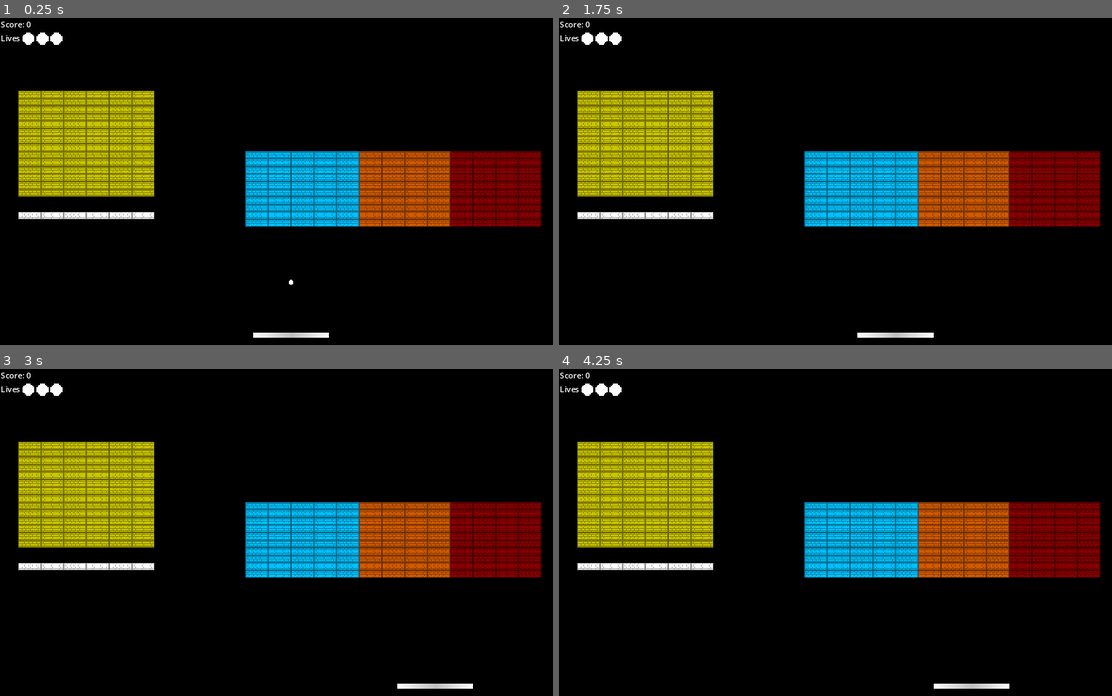
Above: before the commit, frames 1-4 (two rows, left to right).
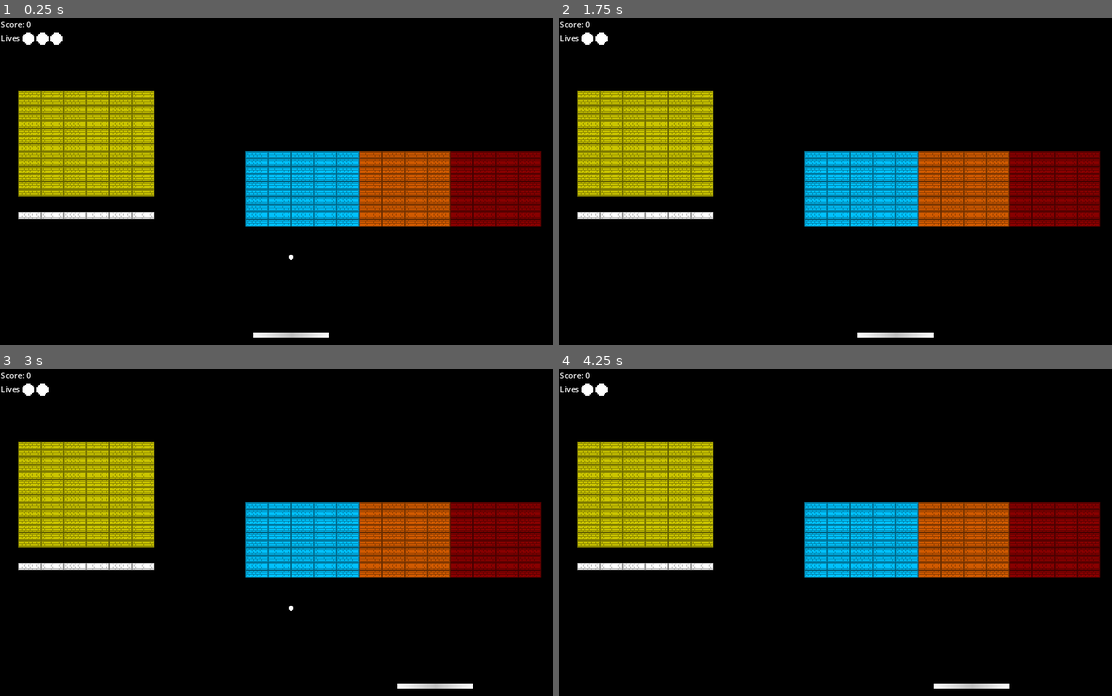
Above: after the commit, the same moments.

Repository: Acanixz/game-dev-train
Game: Godot game, scene res://scenes/level/level.tscn
Same seed, same stepped clock (60 frames per second), same inputs: the game is played once before the commit and once after it.
Inputs:
- Up to frame 1 (0.25 s): no input
- Up to frame 2 (1.75 s): tap Enter at 0.5 s; hold D (p1_right) 0.53-1.28 s; tap Space at 1.25 s; hold A (p1_left) from 1.28 s (still down)
- Up to frame 3 (3 s): tap Enter at 2 s; release A (p1_left) at 2.03 s; hold D (p1_right) from 2.03 s (still down); tap Space at 2.75 s
- Up to frame 4 (4.25 s): tap Enter at 3.5 s; release D (p1_right) at 3.53 s; hold A (p1_left) from 3.53 s (still down)

The runs differ from the first frame. In frame 1, less than 0.1% of the frame differs, in the area x 52-54%, y 72-82%; in frame 2, less than 0.1%; in frame 3, less than 0.1%, in the area x 9-54%, y 4-74%; in frame 4, less than 0.1%.

Commit message:
Feat: Signal bugfixes and lives system

Diff:
--- a/breakout/project.godot
+++ b/breakout/project.godot
@@ -14,6 +14,10 @@
 run/main_scene="res://scenes/level/level.tscn"
 config/features=PackedStringArray("4.3", "GL Compatibility")
 config/icon="res://icon.svg"
+
+[debug]
+
+gdscript/warnings/unused_signal=0
 
 [display]
 
--- /dev/null
+++ b/breakout/resources/life_icon.tscn
@@ -0,0 +1,7 @@
+[gd_scene load_steps=2 format=3 uid="uid://dkqbf0lp7ofcu"]
+
+[ext_resource type="Texture2D" uid="uid://d28teigl68241" path="res://assets/images/ball.png" id="1_gm811"]
+
+[node name="LifeIcon" type="TextureRect"]
+texture = ExtResource("1_gm811")
+expand_mode = 3
--- a/breakout/scenes/ball/ball.gd
+++ b/breakout/scenes/ball/ball.gd
@@ -26,4 +26,8 @@
 		linear_velocity = linear_velocity + (body.position.direction_to(position) * 255)
 
 	if body is TileMapLayer:
-		%TileMap.emit_signal("tile_hit", tile_position)
+		get_node("../%TileMap").emit_signal("tile_hit", tile_position)
+
+	if body.name == "DeathBounds":
+		get_node("../%LivesUI").remove_life.emit()
+		queue_free()
--- a/breakout/scenes/ball/ball.tscn
+++ b/breakout/scenes/ball/ball.tscn
@@ -11,10 +11,13 @@
 size = Vector2(10, 10)
 
 [node name="Ball" type="RigidBody2D"]
+position = Vector2(0, -150)
 physics_material_override = SubResource("PhysicsMaterial_rdhhd")
+gravity_scale = 0.0
 can_sleep = false
 lock_rotation = true
 freeze = true
+custom_integrator = true
 contact_monitor = true
 max_contacts_reported = 2
 script = ExtResource("1_57r76")
--- a/breakout/scenes/level/level.tscn
+++ b/breakout/scenes/level/level.tscn
@@ -1,11 +1,12 @@
-[gd_scene load_steps=13 format=4 uid="uid://cqpkhvqer1g8o"]
+[gd_scene load_steps=15 format=4 uid="uid://cqpkhvqer1g8o"]
 
 [ext_resource type="PackedScene" uid="uid://ca440ttsisiop" path="res://scenes/player/player.tscn" id="1_cpgqi"]
 [ext_resource type="PackedScene" uid="uid://cnpvvoq6gorhx" path="res://scenes/ball/ball.tscn" id="2_bhds8"]
 [ext_resource type="Texture2D" uid="uid://cr14teq2hge3v" path="res://assets/images/Brick.png" id="3_smxvu"]
 [ext_resource type="Script" path="res://scenes/level/tile_map.gd" id="4_7o68p"]
-[ext_resource type="Texture2D" uid="uid://d28teigl68241" path="res://assets/images/ball.png" id="5_tfvg8"]
 [ext_resource type="Script" path="res://scenes/level/score_label.gd" id="5_v3jbs"]
+[ext_resource type="Script" path="res://scenes/level/lives_ui.gd" id="6_r0tdn"]
+[ext_resource type="PackedScene" uid="uid://dkqbf0lp7ofcu" path="res://resources/life_icon.tscn" id="7_wcjav"]
 
 [sub_resource type="WorldBoundaryShape2D" id="WorldBoundaryShape2D_ogfjg"]
 normal = Vector2(1, 0)
@@ -15,6 +16,8 @@
 
 [sub_resource type="WorldBoundaryShape2D" id="WorldBoundaryShape2D_fe51s"]
 normal = Vector2(0, 1)
+
+[sub_resource type="WorldBoundaryShape2D" id="WorldBoundaryShape2D_67duk"]
 
 [sub_resource type="TileSetAtlasSource" id="TileSetAtlasSource_m57qh"]
 texture = ExtResource("3_smxvu")
@@ -61,12 +64,15 @@
 position = Vector2(0, -320)
 shape = SubResource("WorldBoundaryShape2D_fe51s")
 
+[node name="DeathBounds" type="StaticBody2D" parent="Camera"]
+position = Vector2(0, 370)
+
+[node name="CollisionShape" type="CollisionShape2D" parent="Camera/DeathBounds"]
+shape = SubResource("WorldBoundaryShape2D_67duk")
+
 [node name="Player" parent="." instance=ExtResource("1_cpgqi")]
 
 [node name="Ball" parent="." instance=ExtResource("2_bhds8")]
-position = Vector2(0, -100)
-gravity_scale = 0.0
-custom_integrator = true
 
 [node name="TileMap" type="TileMapLayer" parent="."]
 unique_name_in_owner = true
@@ -97,28 +103,26 @@
 text = "Score: 0"
 script = ExtResource("5_v3jbs")
 
-[node name="HBoxContainer" type="HBoxContainer" parent="UserInterface/Gameplay"]
+[node name="LivesUI" type="HBoxContainer" parent="UserInterface/Gameplay"]
+unique_name_in_owner = true
 layout_mode = 2
+script = ExtResource("6_r0tdn")
 
-[node name="LivesLabel" type="Label" parent="UserInterface/Gameplay/HBoxContainer"]
+[node name="LivesLabel" type="Label" parent="UserInterface/Gameplay/LivesUI"]
 layout_mode = 2
 text = "Lives"
 label_settings = SubResource("LabelSettings_3vbs2")
 
-[node name="TextureRect" type="TextureRect" parent="UserInterface/Gameplay/HBoxContainer"]
+[node name="LifeIcon" parent="UserInterface/Gameplay/LivesUI" instance=ExtResource("7_wcjav")]
 layout_mode = 2
-texture = ExtResource("5_tfvg8")
-expand_mode = 3
 
-[node name="TextureRect2" type="TextureRect" parent="UserInterface/Gameplay/HBoxContainer"]
+[node name="LifeIcon2" parent="UserInterface/Gameplay/LivesUI" instance=ExtResource("7_wcjav")]
 layout_mode = 2
-texture = ExtResource("5_tfvg8")
-expand_mode = 3
 
-[node name="TextureRect3" type="TextureRect" parent="UserInterface/Gameplay/HBoxContainer"]
+[node name="LifeIcon3" parent="UserInterface/Gameplay/LivesUI" instance=ExtResource("7_wcjav")]
 layout_mode = 2
-texture = ExtResource("5_tfvg8")
-expand_mode = 3
 
 [connection signal="tile_hit" from="TileMap" to="TileMap" method="_on_tile_hit"]
 [connection signal="add_score" from="UserInterface/Gameplay/ScoreLabel" to="UserInterface/Gameplay/ScoreLabel" method="_on_add_score"]
+[connection signal="add_lives" from="UserInterface/Gameplay/LivesUI" to="UserInterface/Gameplay/LivesUI" method="_on_add_lives"]
+[connection signal="remove_life" from="UserInterface/Gameplay/LivesUI" to="UserInterface/Gameplay/LivesUI" method="_on_remove_life"]
--- /dev/null
+++ b/breakout/scenes/level/lives_ui.gd
@@ -0,0 +1,29 @@
+extends HBoxContainer
+
+var res_life_icon = preload("res://resources/life_icon.tscn")
+var ball_scene = preload("res://scenes/ball/ball.tscn")
+
+const MAX_LIVES = 5
+var lives: int = 3
+
+signal add_lives(increment: int)
+signal remove_life()
+
+func _on_add_lives(increment: int = 1) -> void:
+	for i in range(increment):
+		if lives >= MAX_LIVES: return
+
+		lives += 1
+		call_deferred("add_child", res_life_icon.instantiate())
+		await get_tree().create_timer(.25).timeout
+
+func _on_remove_life() -> void:
+	if lives <= 0: return
+	lives -= 1
+	get_child(1).call_deferred("queue_free")
+	if lives < 1:
+		print("Game over!")
+		return
+
+	await get_tree().create_timer(1).timeout
+	get_tree().root.get_node("Level").call_deferred("add_child", ball_scene.instantiate(), true)
--- a/breakout/scenes/level/tile_map.gd
+++ b/breakout/scenes/level/tile_map.gd
@@ -23,7 +23,7 @@
 		1, 2:
 			if tile_alt == 1:
 				# TODO: Add powerups
-				%ScoreLabel.emit_signal("add_score", 40)
+				%ScoreLabel.add_score.emit(40)
 				pass
 			set_cell(tile_coords, 0, Vector2i(-1, -1))
 
@@ -31,4 +31,4 @@
 		_:
 			set_cell(tile_coords, 0, tile_atlas_coords, tile_alt - 1)
 
-	%ScoreLabel.emit_signal("add_score", 10)
+	%ScoreLabel.add_score.emit(10)
